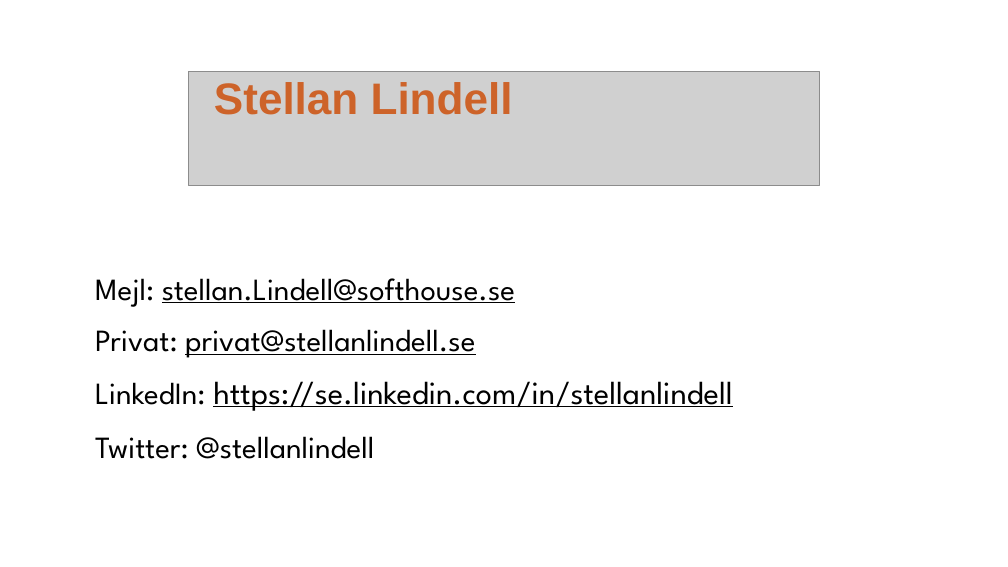
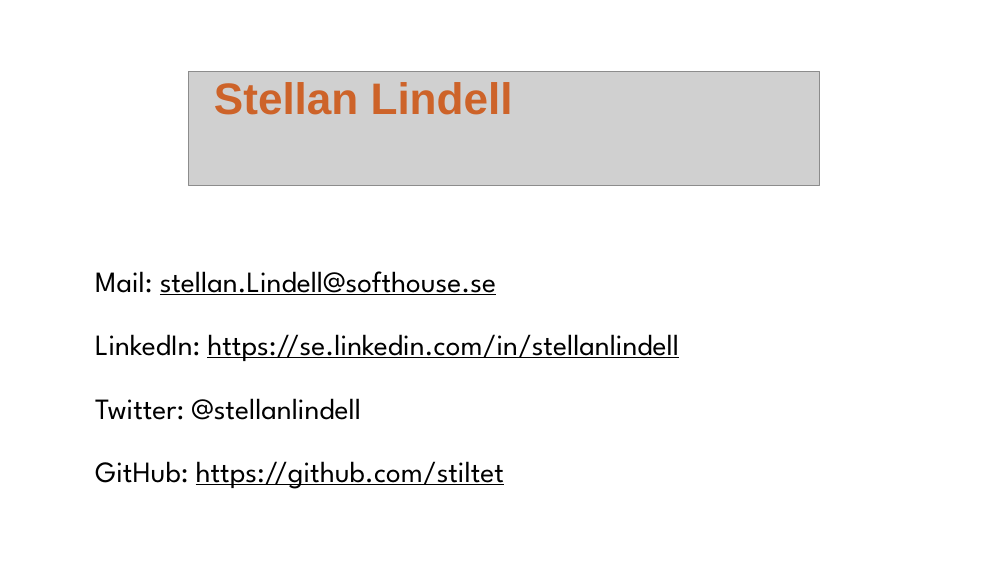
Before and after one commit to stiltet/SASS-Code-Example-Demo, a slide deck: slide 13 of Presentation.pptx. Drawn at 1008x567 pixels with LibreOffice and Linux fonts; fonts in the diff are those of the drawing; grey boxes stand for pictures. Boxes give left, top, right and bottom in pixels: in the first picture for what was removed or moved away, otherwise in the second. Text is boxed around its words. In the diff, an @@ line names an element or a change of style, - is before the commit and + after.

Commit message:
Updated presentation. Fixed source files for live demo.

```diff
--- a/Presentation.pptx
+++ b/Presentation.pptx
@@ text at (x1=95, y1=271, x2=496, y2=295): text changed; size 29.4 to 28 pt @@
-Mejl: stellan.Lindell@softhouse.se
-Privat: privat@stellanlindell.se
+Mail: stellan.Lindell@softhouse.se
@@ text at (x1=95, y1=334, x2=679, y2=420): size 29.4 to 28 pt in "LinkedIn:", "Twitter: @stellanlindell"; size 30.8 to 28 pt in "https://se.linkedin.com/in/stellanlindell"; line spacing 0.7 to 0.9 @@
@@ text at (x1=95, y1=461, x2=504, y2=489): paragraph added @@
+GitHub: https://github.com/stiltet
```
Also in this commit, not shown: 18 other files.
